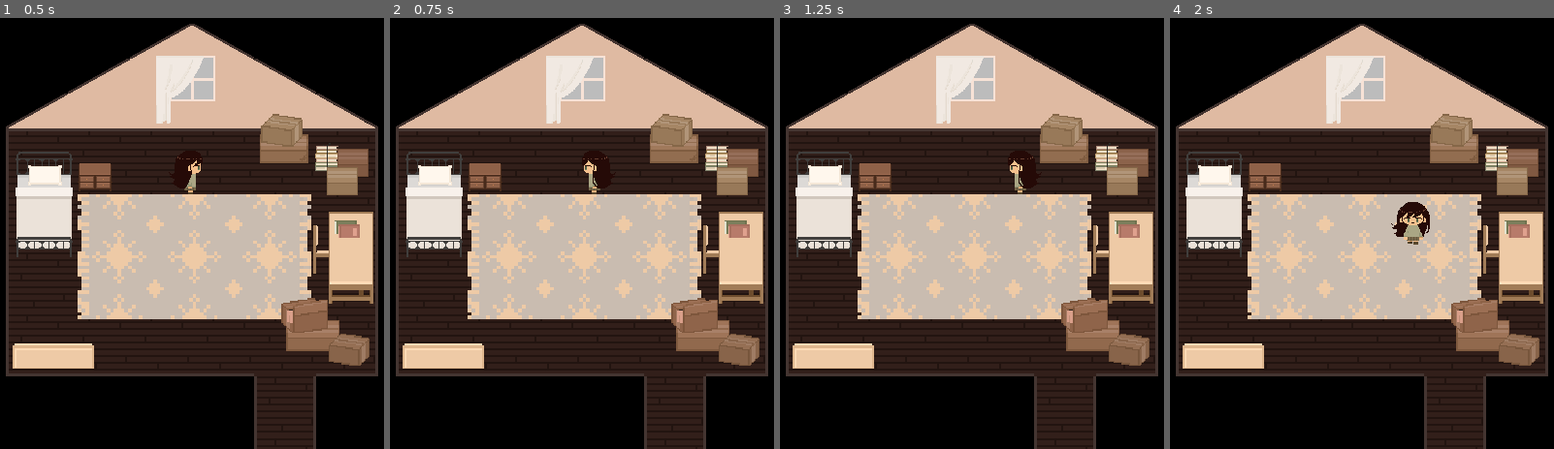
Above: before the commit, frames 1-4 (left to right).
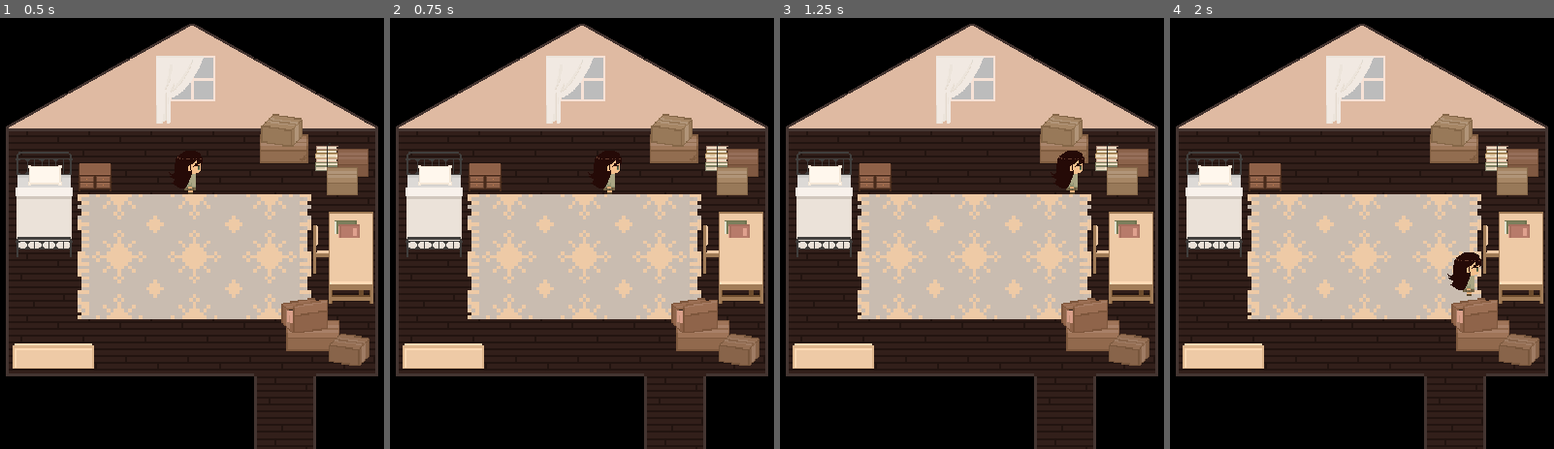
Above: after the commit, the same moments.

Repository: yashdhanore/Project_Attic_1.0
Game: Godot game, scene res://Stage1.tscn
Same seed, same stepped clock (60 frames per second), same inputs: the game is played once before the commit and once after it.
Inputs:
- Up to frame 1 (0.5 s): no input
- Up to frame 2 (0.75 s): tap Enter at 0.5 s; hold Right (ui_right) from 0.53 s (still down)
- Up to frame 3 (1.25 s): keep holding Right (ui_right)
- Up to frame 4 (2 s): release Right (ui_right) at 1.28 s; hold Down (ui_down) from 1.28 s (still down)

Frame 1 is identical in both runs. In frame 2, 0.3% of the frame differs, in the area x 50-61%, y 32-41%; in frame 3, 0.5%; in frame 4, 1.2%, in the area x 57-82%, y 42-65%.

Commit message:
Added 4d movement

Diff:
--- a/Player/Player.gd
+++ b/Player/Player.gd
@@ -1,61 +1,32 @@
 extends KinematicBody2D
 
-export (int) var speed = 75
-
+var direction = Vector2()
+const TOP = Vector2(0,-1)
+const DOWN = Vector2(0,1)
+const LEFT = Vector2(-1,0)
+const RIGHT = Vector2(1,0)
+var speed = 0
+const MAX_SPEED = 150
 var velocity = Vector2()
 
-func get_input():
-	velocity = Vector2()
-	if Input.is_action_pressed("ui_right"):
-		velocity.x += 1
-		$AnimatedSprite.play("WalkRight")
-		$AnimatedSprite.play("WalkLeft")
-	if Input.is_action_pressed("ui_down"):
-		velocity.y += 1
-		$AnimatedSprite.play("WalkFront")
-	if Input.is_action_pressed("ui_up"):
-		velocity.y -= 1
-		$AnimatedSprite.play("WalkBack")
-	velocity = velocity.normalized() * speed
+func _physics_process(delta):
+	var is_moving = Input.is_action_pressed("ui_up") or Input.is_action_pressed("ui_right") or Input.is_action_pressed("ui_down") or Input.is_action_pressed("ui_left")
 
-	if Input.is_action_just_released("ui_right"):
-		$AnimatedSprite.play("IdleRight")
-	if Input.is_action_just_released("ui_left"):
-		$AnimatedSprite.play("IdleLeft")
-	if Input.is_action_just_released("ui_up"):
-		$AnimatedSprite.play("IdleBack")
-	if Input.is_action_just_released("ui_down"):
-		$AnimatedSprite.play("IdleFront")
+	direction = Vector2()
+	if is_moving:
+		speed = MAX_SPEED
 
-	if Input.is_action_pressed("ui_up") and (Input.is_action_pressed("ui_left") or Input.is_action_pressed("ui_left")):
-		$AnimatedSprite.play("WalkBack")
-	if Input.is_action_pressed("ui_down") and (Input.is_action_pressed("ui_left") or Input.is_action_pressed("ui_left")):
-		$AnimatedSprite.play("WalkFront")
+		if Input.is_action_pressed("ui_up"):
+			direction = TOP
+		elif Input.is_action_pressed("ui_down"):
+			direction = DOWN
+		elif Input.is_action_pressed("ui_left"):
+			direction = LEFT
+		elif Input.is_action_pressed("ui_right"):
+			direction = RIGHT
+	else:
+		speed = 0
 
+	velocity = speed * direction.normalized() * delta
 
-func _physics_process(delta):
-	get_input()
-	velocity = move_and_slide(velocity)
-#
-#    if Input.is_action_just_released("ui_right") and velocity == Vector2.ZERO :
-#        $AnimatedSprite.play("IdleRight")
-#    if Input.is_action_just_released("ui_right") :
-#        input_buffer.erase(Vector2.RIGHT)
-#    if Input.is_action_just_pressed("ui_left"):
-#        input_buffer.append(Vector2.LEFT)
-#        $AnimatedSprite.play("WalkLeft")
-#    if Input.is_action_just_released("ui_left"):
-#        input_buffer.erase(Vector2.LEFT)
-#        $AnimatedSprite.play("IdleLeft")
-#    if Input.is_action_just_pressed("ui_up"):
-#        input_buffer.append(Vector2.UP)
-#        $AnimatedSprite.play("WalkBack")
-#    if Input.is_action_just_released("ui_up") :
-#        input_buffer.erase(Vector2.UP)
-#        $AnimatedSprite.play("IdleBack")
-#    if Input.is_action_just_pressed("ui_down") :
-#        input_buffer.append(Vector2.DOWN)
-#        $AnimatedSprite.play("WalkFront")
-#    if Input.is_action_just_released("ui_down"):
-#        input_buffer.erase(Vector2.DOWN)
-#        $AnimatedSprite.play("IdleFront")
+	move_and_collide(velocity)
--- a/Stage1.tscn
+++ b/Stage1.tscn
@@ -216,6 +216,11 @@
 "name": "WalkBack",
 "speed": 8.0
 }, {
+"frames": [ ExtResource( 15 ) ],
+"loop": false,
+"name": "IdleFront",
+"speed": 0.0
+}, {
 "frames": [ ExtResource( 12 ) ],
 "loop": false,
 "name": "IdleRight",
@@ -226,20 +231,15 @@
 "name": "WalkFront",
 "speed": 8.0
 }, {
+"frames": [ ExtResource( 12 ), ExtResource( 11 ), ExtResource( 13 ) ],
+"loop": true,
+"name": "WalkRight",
+"speed": 8.0
+}, {
 "frames": [ ExtResource( 18 ) ],
 "loop": false,
 "name": "IdleBack",
 "speed": 0.0
-}, {
-"frames": [ ExtResource( 15 ) ],
-"loop": false,
-"name": "IdleFront",
-"speed": 0.0
-}, {
-"frames": [ ExtResource( 12 ), ExtResource( 11 ), ExtResource( 13 ) ],
-"loop": true,
-"name": "WalkRight",
-"speed": 8.0
 }, {
 "frames": [ ExtResource( 17 ), ExtResource( 14 ), ExtResource( 20 ) ],
 "loop": true,
@@ -416,6 +416,7 @@
 animation = "IdleRight"
 
 [node name="CollisionShape2D" type="CollisionShape2D" parent="Player"]
+position = Vector2( -1, 1 )
 shape = SubResource( 12 )
 
 [node name="StaticBody2D2" type="StaticBody2D" parent="."]
